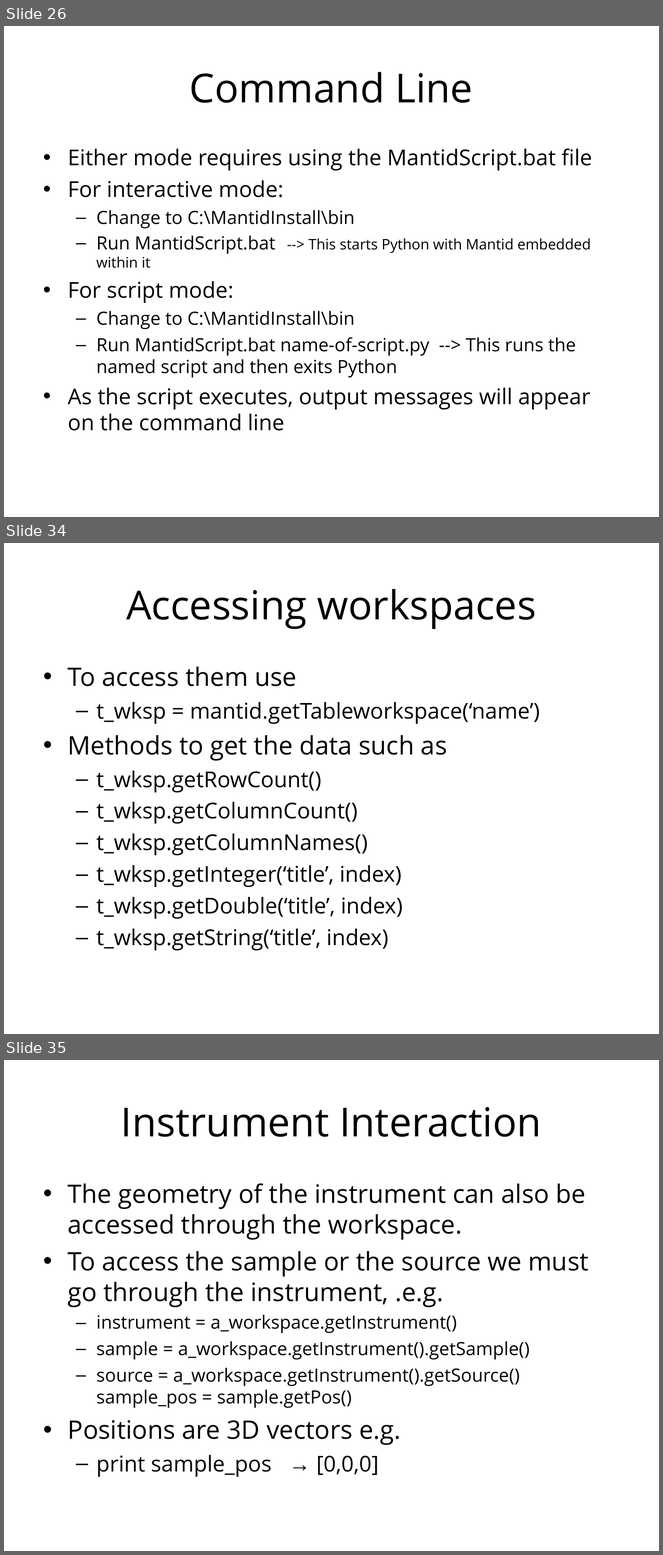
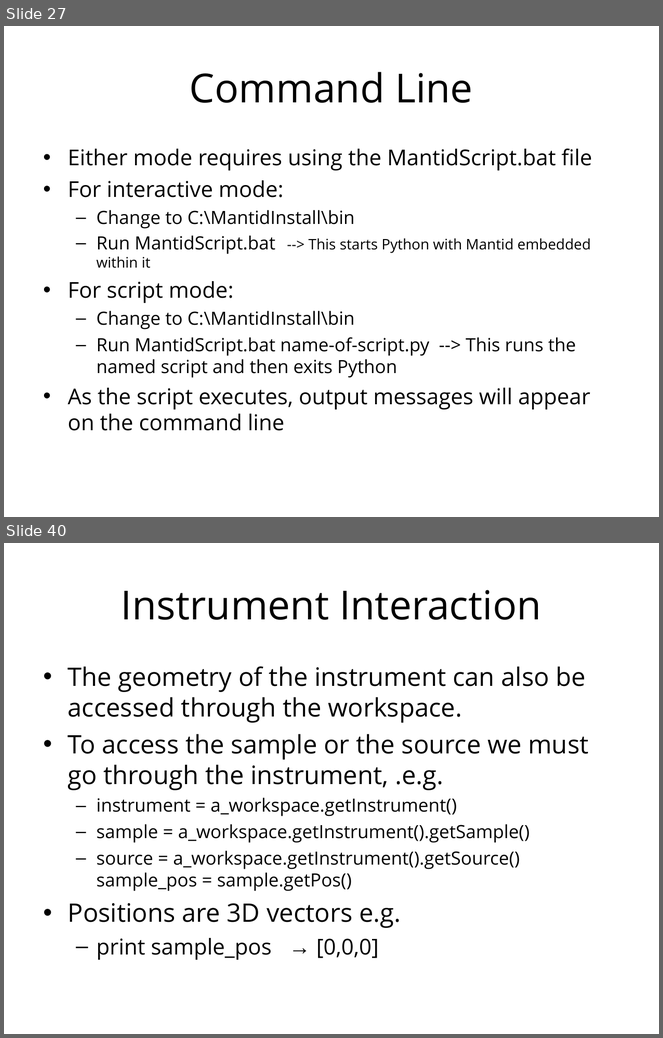
Before and after one commit to mantidproject/documents, a slide deck: Presentations/Python training course/Python in Mantid.ppt. Shown one above the other, each under a label of ours: slides 26, 34 and 35 before the commit, slides 27 and 40 after it; the slides between them are not shown. The pictures are 663x1555 and 663x1038 pixels, drawn with LibreOffice and Linux fonts; fonts in the diff are those of the drawing; background and template pictures are left out. Boxes give left, top, right and bottom in pixels: in the first picture for what was removed or moved away, otherwise in the second. Text is boxed around its words. In the diff, an @@ line names an element or a change of style, - is before the commit and + after.

Commit message:
Update Python in Mantid training.

```diff
--- a/Presentations/Python training course/Python in Mantid.ppt
+++ b/Presentations/Python training course/Python in Mantid.ppt
@@ slide 34 removed at [4, 543, 659, 1034], background #FFFFFF @@
@@ title removed at [126, 589, 536, 629] @@
-Accessing workspaces
@@ text removed at [68, 666, 540, 951] @@
-• To access them use
-  – t_wksp = mantid.getTableworkspace(‘name’)
-• Methods to get the data such as
-  – t_wksp.getRowCount()
-  – t_wksp.getColumnCount()
-  – t_wksp.getColumnNames()
-  – t_wksp.getInteger(‘title’, index)
-  – t_wksp.getDouble(‘title’, index)
-  – t_wksp.getString(‘title’, index)
@@ what was slide 26 is now slide 27 @@
@@ what was slide 35 is now slide 40 @@
```
Also in this commit, not shown: 9 slides changed, 6 slides added.
